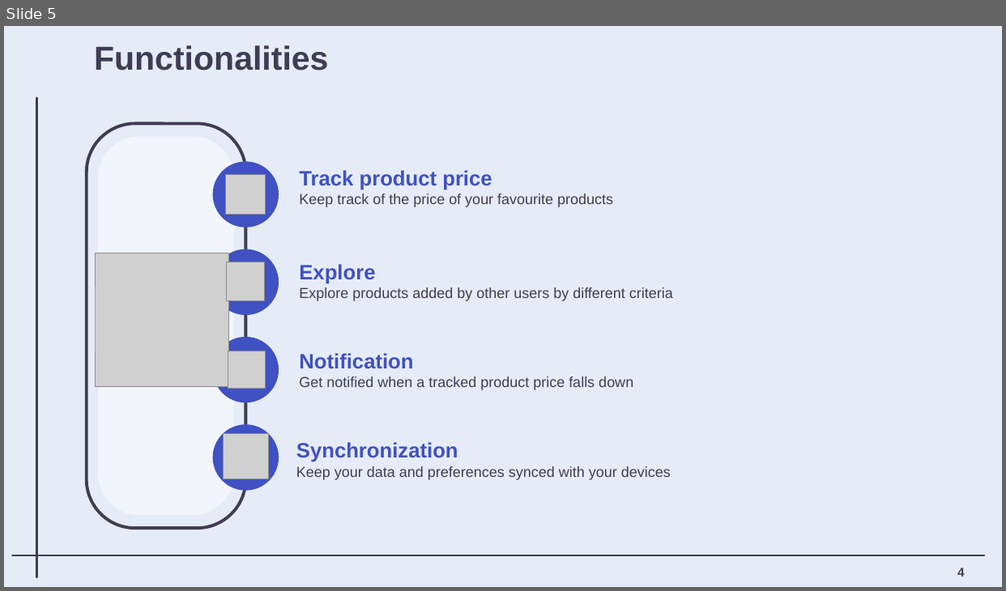
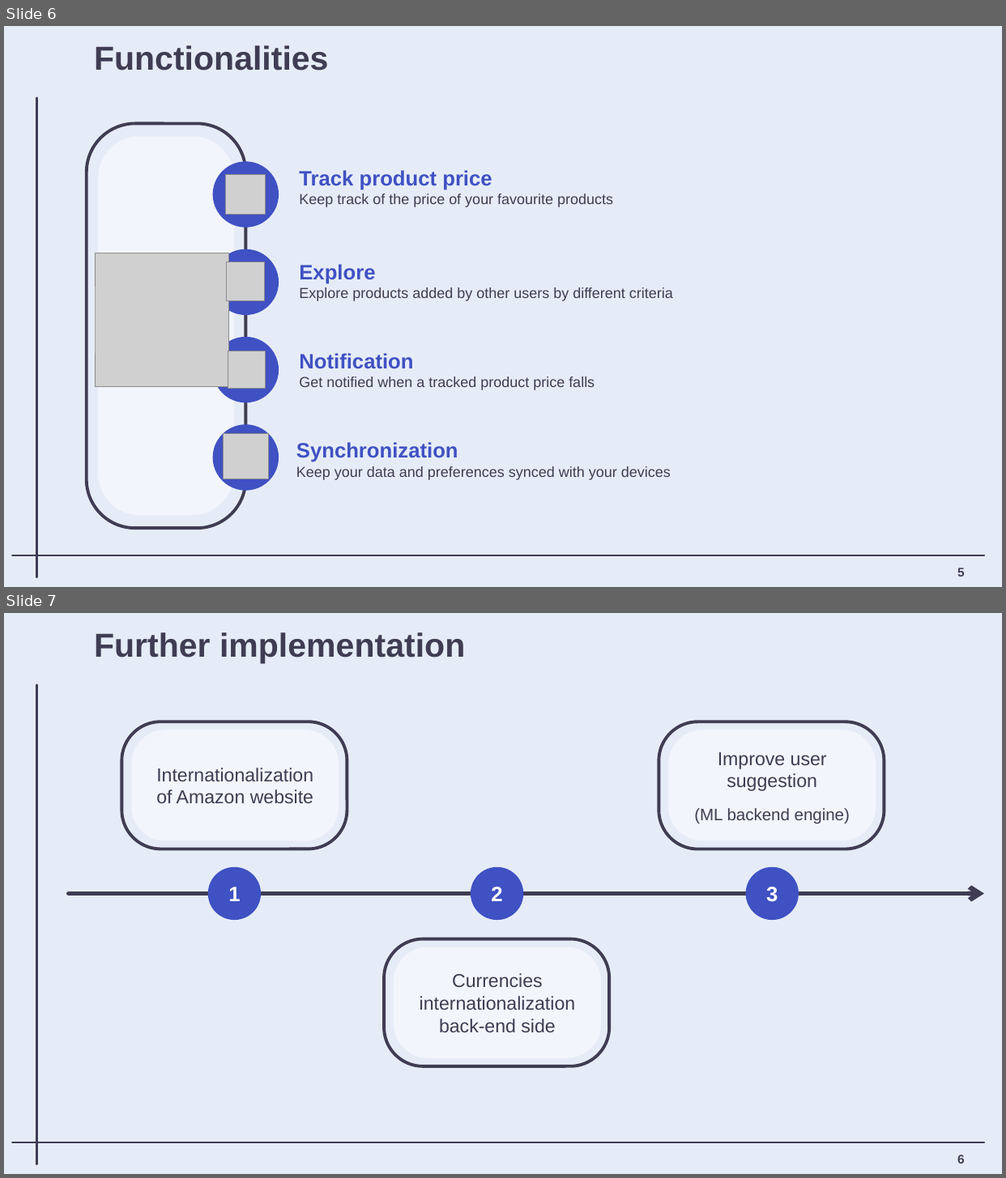
Before and after one commit to matteovisotto/DIMA-SirianiVisotto, a slide deck: Presentation/DIMA_myAPTracker_Presentation.pptx. Shown one above the other, each under a label of ours: slide 5 before the commit, slides 6 and 7 after it. The pictures are 1006x591 and 1006x1178 pixels, drawn with LibreOffice and Linux fonts; fonts in the diff are those of the drawing; grey boxes stand for pictures; background and template pictures are left out. Boxes give left, top, right and bottom in pixels: in the first picture for what was removed or moved away, otherwise in the second. Text is boxed around its words. In the diff, an @@ line names an element or a change of style, - is before the commit and + after.

```diff
--- a/Presentation/DIMA_myAPTracker_Presentation.pptx
+++ b/Presentation/DIMA_myAPTracker_Presentation.pptx
@@ slide 7 added at [4, 613, 1002, 1174], background #E6ECF7; not listed: 2 template elements that a slide beside it also shows @@
@@ title added at [94, 632, 465, 664], 32 pt, text #3F3C53, bold @@
+Further implementation
@@ rounded rectangle added at [121, 722, 347, 849], outline #3F3C53 3 pt @@
@@ rounded rectangle added at [131, 730, 339, 841], fill #FFFFFF at 50% opacity, 18 pt, text #3F3C53 @@
+Internationalization of Amazon website
@@ rounded rectangle added at [659, 722, 884, 849], outline #3F3C53 3 pt @@
@@ rounded rectangle added at [669, 730, 876, 841], fill #FFFFFF at 50% opacity, 18 pt, text #3F3C53 @@
+Improve user suggestion
+(ML backend engine)
@@ ellipse added at [207, 867, 261, 921], fill #3F51C3, 20 pt, text #FFFFFF, bold @@
+1
@@ ellipse added at [471, 867, 523, 921], fill #3F51C3, 20 pt, text #FFFFFF, bold @@
+2
@@ ellipse added at [746, 867, 799, 921], fill #3F51C3, 20 pt, text #FFFFFF, bold @@
+3
@@ arrow added from (68, 894) to (985, 894), #3F3C53 4.5 pt @@
@@ rounded rectangle added at [385, 939, 610, 1067], outline #3F3C53 3 pt @@
@@ rounded rectangle added at [394, 947, 602, 1059], fill #FFFFFF at 50% opacity, 18 pt, text #3F3C53 @@
+Currencies internationalization back-end side
@@ page number added at [957, 1155, 965, 1164], 12 pt, text #3F3C53, bold @@
+6
@@ what was slide 5 is now slide 6 @@
@@ slide 6 changed as well @@
@@ text at [299, 377, 594, 390]: text changed @@
-Get notified when a tracked product price falls down
+Get notified when a tracked product price falls
@@ page number at [957, 568, 965, 577]: text changed @@
-4
+5
```
Also in this commit, not shown: 2 other slides changed, 2 other slides added, 1 slide removed, 1 other file.
